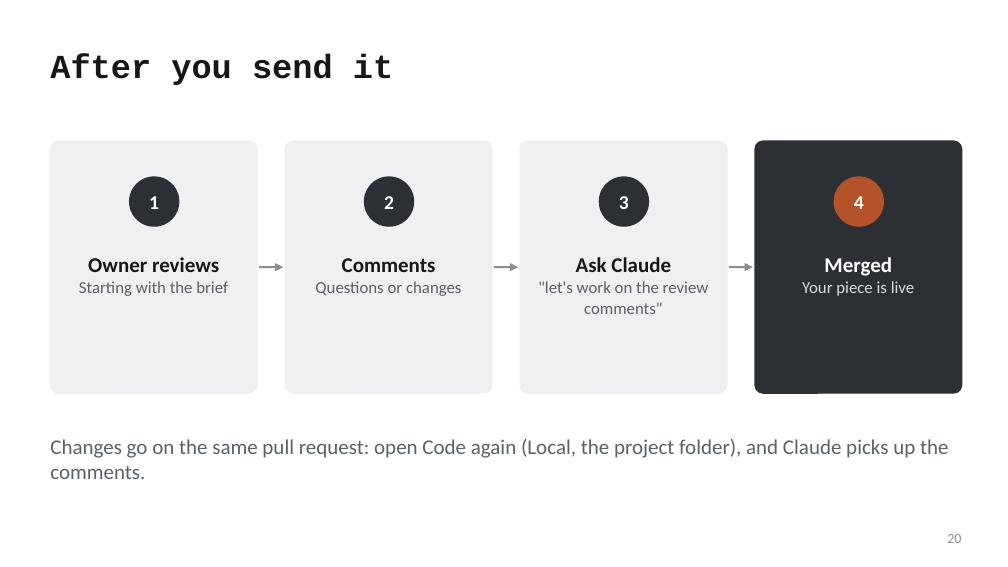
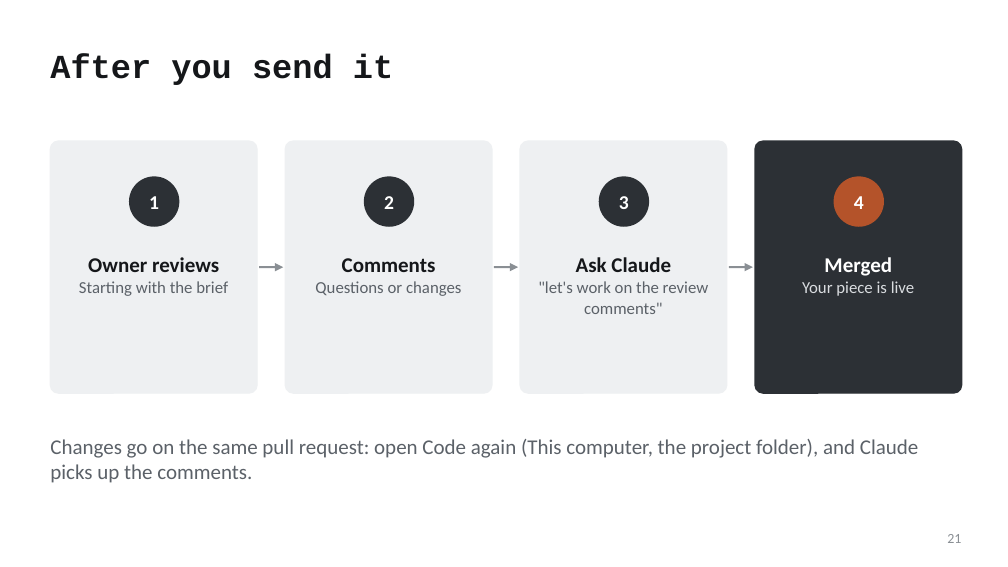
Before and after one commit to mfprado/acrylic-furniture, a slide deck: slide 21 of docs/contributing-guide.pptx (slide 20 before the commit). Drawn at 1008x567 pixels with LibreOffice and Linux fonts; fonts in the diff are those of the drawing. Boxes give left, top, right and bottom in pixels: in the first picture for what was removed or moved away, otherwise in the second. Text is boxed around its words. In the diff, an @@ line names an element or a change of style, - is before the commit and + after.

```diff
--- a/docs/contributing-guide.pptx
+++ b/docs/contributing-guide.pptx
@@ text at (x1=50, y1=439, x2=919, y2=483): text changed @@
-Changes go on the same pull request: open Code again (Local, the project folder), and Claude picks up the comments.
+Changes go on the same pull request: open Code again (This computer, the project folder), and Claude picks up the comments.
@@ page number at (x1=947, y1=534, x2=961, y2=543): text changed @@
-20
+21
```
Also in this commit, not shown: 4 other slides changed, 1 slide added, 3 other files.
